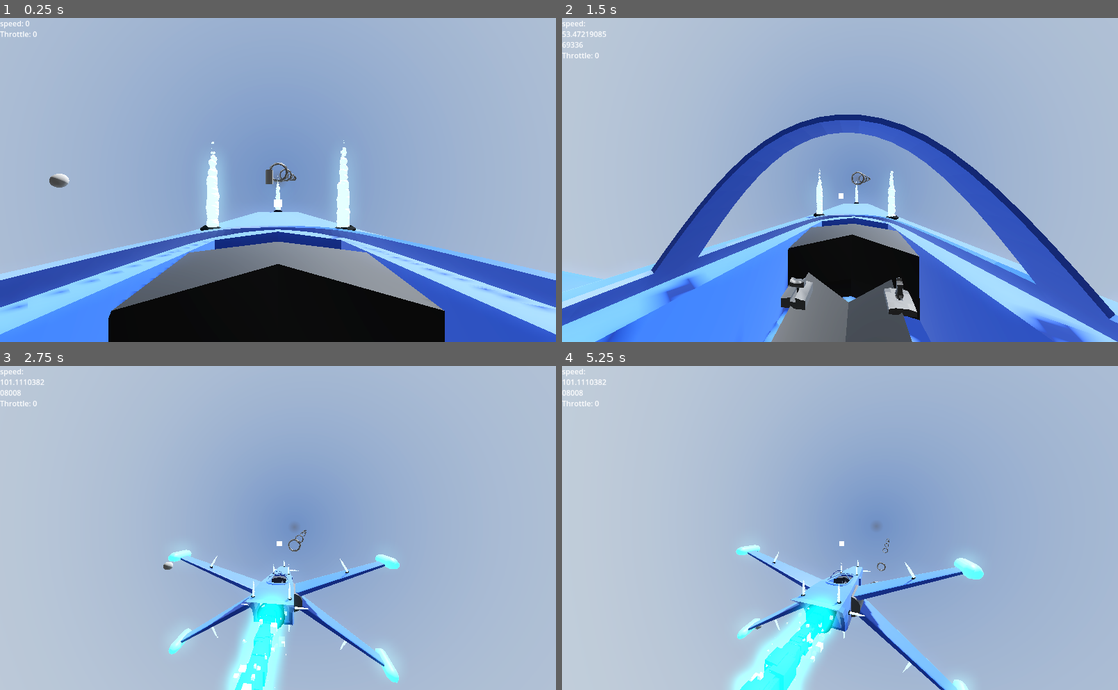
Above: before the commit, frames 1-4 (two rows, left to right).
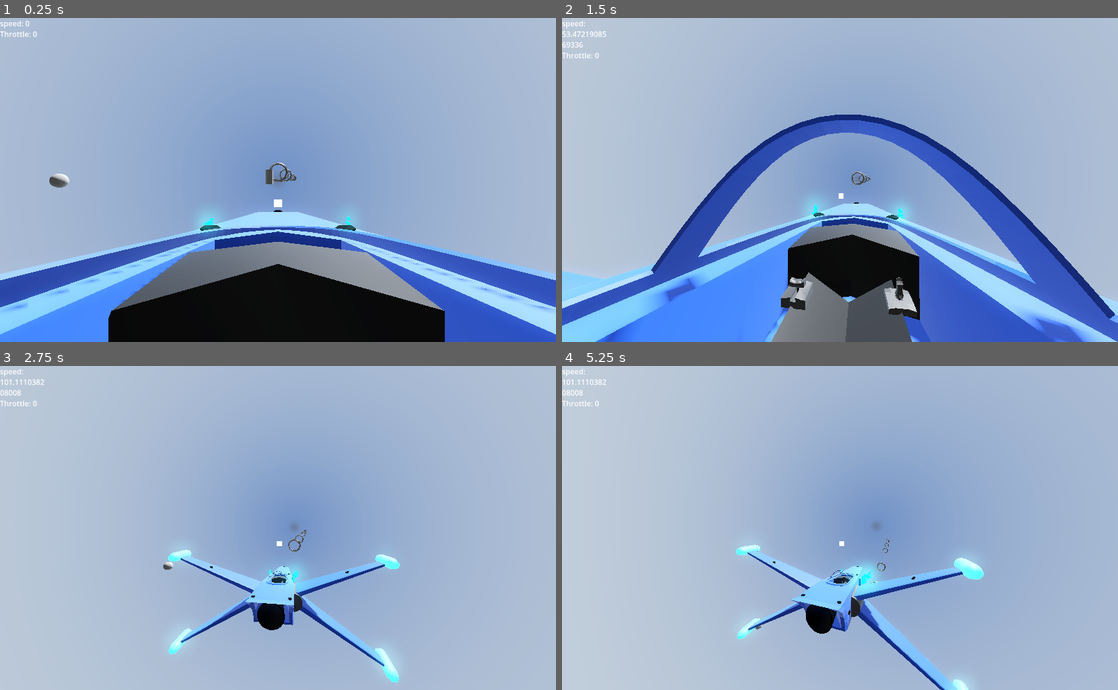
Above: after the commit, the same moments.

Repository: ZoeTheFox/oddity
Game: Godot game, scene res://Scenes/Main Scene/Main.tscn
The game is run twice, just before and just after one commit, with the same random seed, the same clock (stepped at 60 frames per second) and the same inputs. A sky picture missing from this copy of the repository is replaced by a grey-blue gradient.
Inputs (mouse positions are in pixels of both pictures, inside the frame that each line leads up to):
- Up to frame 1 (0.25 s): no input
- Up to frame 2 (1.5 s): move the mouse to (867, 180) at 0.52 s; hold Alt (camera-look-around) 0.53-1.28 s; hold Space (move-up) from 0.53 s (still down); move the mouse to (812, 180) at 1.27 s; tap K (camera-switch-view) at 1.35 s
- Up to frame 3 (2.75 s): keep holding Space (move-up); move the mouse to (289, 521) at 2.02 s; hold Alt (camera-look-around) from 2.03 s (still down)
- Up to frame 4 (5.25 s): keep holding Space (move-up); move the mouse to (834, 534) at 2.77 s; release Alt (camera-look-around) at 2.78 s; tap K (camera-switch-view) at 2.85, 4.35 s; move the mouse to (878, 531) at 3.52 s; hold Alt (camera-look-around) 3.53-4.28 s; move the mouse to (795, 524) at 4.27 s; move the mouse to (845, 528) at 5.02 s; hold Alt (camera-look-around) from 5.03 s (still down)

The runs differ from the first frame. In frame 1, 1.1% of the frame differs, in the area x 32-64%, y 37-69%; in frame 2, 0.5%; in frame 3, 2.7%; in frame 4, 3.7%, in the area x 30-64%, y 57-100%.

Commit message:
Reverse thrusters added

Diff:
--- a/Oddity/Scenes/Spaceship/fighter_gen_7.tscn
+++ b/Oddity/Scenes/Spaceship/fighter_gen_7.tscn
@@ -46,8 +46,8 @@
 size = Vector3(0.1, 0.1, 0.1)
 
 [sub_resource type="Curve" id="Curve_v0d0x"]
-_data = [Vector2(0, 0.515789), 0.0, 0.0, 0, 0, Vector2(0.1, 1), 0.0, 0.0, 0, 0, Vector2(0.504762, 1), 0.0, 0.0, 0, 0, Vector2(0.99999, 0), 0.0, 0.0, 0, 0, Vector2(1, 0), 0.0, 0.0, 0, 0]
-point_count = 5
+_data = [Vector2(0, 0.515789), 0.0, 0.0, 0, 0, Vector2(0.1, 1), 0.0, 0.0, 0, 0, Vector2(0.504762, 1), 0.0, 0.0, 0, 0, Vector2(0.756477, 0.621053), 0.0, 0.0, 0, 0, Vector2(0.99999, 0), 0.0, 0.0, 0, 0, Vector2(1, 0), 0.0, 0.0, 0, 0]
+point_count = 6
 
 [sub_resource type="CurveTexture" id="CurveTexture_rd2vx"]
 curve = SubResource("Curve_v0d0x")
@@ -115,6 +115,22 @@
 height = 0.2
 radial_segments = 8
 rings = 16
+
+[sub_resource type="ParticleProcessMaterial" id="ParticleProcessMaterial_xdhxs"]
+emission_shape = 3
+emission_box_extents = Vector3(0, 0.5, 1)
+particle_flag_align_y = true
+particle_flag_rotate_y = true
+direction = Vector3(0, 0, -1)
+spread = 1.0
+flatness = 1.0
+gravity = Vector3(0, 0, 0)
+initial_velocity_max = 1.5
+angular_velocity_max = 5.0
+scale_min = 0.5
+scale_max = 4.0
+scale_curve = SubResource("CurveTexture_rd2vx")
+color = Color(0, 0.74902, 1, 1)
 
 [sub_resource type="Animation" id="Animation_b1nji"]
 resource_name = "SwitchCameraToThirdPersonView"
@@ -199,6 +215,7 @@
 
 [node name="OuterGlow" type="GPUParticles3D" parent="Thrusters"]
 transform = Transform3D(15.92, 0, 0, 0, 15.92, 0, 0, 0, 15.92, 0, 0, 5.5)
+visible = false
 layers = 2
 amount = 1024
 lifetime = 1.25
@@ -210,6 +227,7 @@
 
 [node name="InnerGlow" type="GPUParticles3D" parent="Thrusters"]
 transform = Transform3D(15.92, 0, 0, 0, 15.92, 0, 0, 0, 15.92, 0, 0, 5.5)
+visible = false
 amount = 512
 lifetime = 2.0
 speed_scale = 24.0
@@ -220,9 +238,11 @@
 
 [node name="GPUParticlesCollisionBox3D" type="GPUParticlesCollisionBox3D" parent="Thrusters"]
 transform = Transform3D(2, 0, 0, 0, 1.53209, -0.642788, 0, 1.28558, 0.766044, 0, 1, 4.5)
+visible = false
 
 [node name="wing_top_right" type="GPUParticles3D" parent="Thrusters"]
 transform = Transform3D(0.866025, -0.5, 0, 0.5, 0.866025, 0, 0, 0, 1, 6.35, 2.9, 3.9)
+visible = false
 amount = 256
 lifetime = 1.25
 speed_scale = 8.0
@@ -233,6 +253,7 @@
 
 [node name="wing_top_left" type="GPUParticles3D" parent="Thrusters"]
 transform = Transform3D(0.866025, 0.5, 0, -0.5, 0.866025, 0, 0, 0, 1, -6.35, 2.9, 3.9)
+visible = false
 amount = 256
 lifetime = 1.25
 speed_scale = 8.0
@@ -243,6 +264,7 @@
 
 [node name="wing_bottom_right" type="GPUParticles3D" parent="Thrusters"]
 transform = Transform3D(-0.866025, -0.5, 0, 0.5, -0.866025, 0, 0, 0, 1, 6.35, -2.9, 3.9)
+visible = false
 amount = 256
 lifetime = 1.25
 speed_scale = 8.0
@@ -253,6 +275,7 @@
 
 [node name="wing_bottom_left" type="GPUParticles3D" parent="Thrusters"]
 transform = Transform3D(-0.866025, 0.5, 0, -0.5, -0.866025, 0, 0, 0, 1, -6.35, -2.9, 3.9)
+visible = false
 amount = 256
 lifetime = 1.25
 speed_scale = 8.0
@@ -263,6 +286,7 @@
 
 [node name="top_middle_right" type="GPUParticles3D" parent="Thrusters"]
 transform = Transform3D(1, 0, 0, 0, 1, 0, 0, 0, 1, 0.975, 0.65, -1.375)
+visible = false
 amount = 256
 lifetime = 1.25
 speed_scale = 8.0
@@ -273,6 +297,7 @@
 
 [node name="top_middle_left" type="GPUParticles3D" parent="Thrusters"]
 transform = Transform3D(1, 0, 0, 0, 1, 0, 0, 0, 1, -0.975, 0.65, -1.375)
+visible = false
 amount = 256
 lifetime = 1.25
 speed_scale = 8.0
@@ -283,6 +308,7 @@
 
 [node name="bottom_middle_left" type="GPUParticles3D" parent="Thrusters"]
 transform = Transform3D(-1, 8.74228e-08, 0, -8.74228e-08, -1, 0, 0, 0, 1, -0.86, -1.175, -0.7)
+visible = false
 amount = 256
 lifetime = 1.25
 speed_scale = 8.0
@@ -293,6 +319,7 @@
 
 [node name="bottom_middle_right" type="GPUParticles3D" parent="Thrusters"]
 transform = Transform3D(-1, 8.74228e-08, 0, -8.74228e-08, -1, 0, 0, 0, 1, 0.86, -1.175, -0.7)
+visible = false
 amount = 256
 lifetime = 1.25
 speed_scale = 8.0
@@ -303,6 +330,7 @@
 
 [node name="front_bottom" type="GPUParticles3D" parent="Thrusters"]
 transform = Transform3D(-1, 8.74228e-08, 0, -8.74228e-08, -1, 0, 0, 0, 1, 0, -0.8, -6)
+visible = false
 amount = 256
 lifetime = 1.25
 speed_scale = 8.0
@@ -313,6 +341,7 @@
 
 [node name="front_top" type="GPUParticles3D" parent="Thrusters"]
 transform = Transform3D(1, 0, 0, 0, 1, 0, 0, 0, 1, 0, 0.175, -6.35)
+visible = false
 amount = 256
 lifetime = 1.25
 speed_scale = 8.0
@@ -323,6 +352,7 @@
 
 [node name="front_right" type="GPUParticles3D" parent="Thrusters"]
 transform = Transform3D(1.19249e-08, 1, 0, -1, 1.19249e-08, 0, 0, 0, 1, 0.875, -0.3, -6.2)
+visible = false
 amount = 256
 lifetime = 1.25
 speed_scale = 8.0
@@ -333,6 +363,7 @@
 
 [node name="front_left" type="GPUParticles3D" parent="Thrusters"]
 transform = Transform3D(-4.37114e-08, -1, 0, 1, -4.37114e-08, 0, 0, 0, 1, -0.875, -0.3, -6.2)
+visible = false
 amount = 256
 lifetime = 1.25
 speed_scale = 8.0
@@ -343,6 +374,7 @@
 
 [node name="back_left" type="GPUParticles3D" parent="Thrusters"]
 transform = Transform3D(-4.37114e-08, -1, 0, 1, -4.37114e-08, 0, 0, 0, 1, -1.775, -0.2, 4.525)
+visible = false
 amount = 256
 lifetime = 1.25
 speed_scale = 8.0
@@ -353,6 +385,7 @@
 
 [node name="back_right" type="GPUParticles3D" parent="Thrusters"]
 transform = Transform3D(1.19249e-08, 1, 0, -1, 1.19249e-08, 0, 0, 0, 1, 1.775, -0.2, 4.525)
+visible = false
 amount = 256
 lifetime = 1.25
 speed_scale = 8.0
@@ -363,6 +396,7 @@
 
 [node name="back_bottom_right" type="GPUParticles3D" parent="Thrusters"]
 transform = Transform3D(-1, 8.74228e-08, 0, -8.74228e-08, -1, 0, 0, 0, 1, 1.32048, -1.25, 4.44)
+visible = false
 amount = 256
 lifetime = 1.25
 speed_scale = 8.0
@@ -373,6 +407,7 @@
 
 [node name="middle_right" type="GPUParticles3D" parent="Thrusters"]
 transform = Transform3D(1.19249e-08, 1, 0, -1, 1.19249e-08, 0, 0, 0, 1, 1.35, -0.2, 0)
+visible = false
 amount = 256
 lifetime = 1.25
 speed_scale = 8.0
@@ -383,6 +418,7 @@
 
 [node name="middle_left" type="GPUParticles3D" parent="Thrusters"]
 transform = Transform3D(-4.37114e-08, -1, 0, 1, -4.37114e-08, 0, 0, 0, 1, -1.35, -0.2, 0)
+visible = false
 amount = 256
 lifetime = 1.25
 speed_scale = 8.0
@@ -393,6 +429,7 @@
 
 [node name="back_bottom_left" type="GPUParticles3D" parent="Thrusters"]
 transform = Transform3D(-1, 8.74228e-08, 0, -8.74228e-08, -1, 0, 0, 0, 1, -1.32, -1.25, 4.44)
+visible = false
 amount = 256
 lifetime = 1.25
 speed_scale = 8.0
@@ -403,6 +440,7 @@
 
 [node name="back_top_left" type="GPUParticles3D" parent="Thrusters"]
 transform = Transform3D(1, 0, 0, 0, 1, 0, 0, 0, 1, -1.425, 1.25, 5.925)
+visible = false
 amount = 256
 lifetime = 1.25
 speed_scale = 8.0
@@ -413,13 +451,34 @@
 
 [node name="back_top_right" type="GPUParticles3D" parent="Thrusters"]
 transform = Transform3D(1, 0, 0, 0, 1, 0, 0, 0, 1, 1.425, 1.25, 5.925)
-amount = 256
-lifetime = 1.25
-speed_scale = 8.0
-fixed_fps = 256
-local_coords = true
-process_material = SubResource("ParticleProcessMaterial_kbmvj")
-draw_pass_1 = SubResource("SphereMesh_dbk38")
+visible = false
+amount = 256
+lifetime = 1.25
+speed_scale = 8.0
+fixed_fps = 256
+local_coords = true
+process_material = SubResource("ParticleProcessMaterial_kbmvj")
+draw_pass_1 = SubResource("SphereMesh_dbk38")
+
+[node name="Reverse_right" type="GPUParticles3D" parent="Thrusters"]
+transform = Transform3D(0.965926, 0, -0.258819, 0, 1, 0, 0.258819, 0, 0.965926, 1.35, -0.25, -1.8)
+amount = 256
+lifetime = 3.0
+speed_scale = 24.0
+fixed_fps = 256
+local_coords = true
+process_material = SubResource("ParticleProcessMaterial_xdhxs")
+draw_pass_1 = SubResource("BoxMesh_iy85d")
+
+[node name="Reverse_left" type="GPUParticles3D" parent="Thrusters"]
+transform = Transform3D(0.965926, 0, 0.258819, 0, 1, 0, -0.258819, 0, 0.965926, -1.35, -0.25, -1.8)
+amount = 256
+lifetime = 3.0
+speed_scale = 24.0
+fixed_fps = 256
+local_coords = true
+process_material = SubResource("ParticleProcessMaterial_xdhxs")
+draw_pass_1 = SubResource("BoxMesh_iy85d")
 
 [node name="UserControl" type="Node3D" parent="."]
 script = ExtResource("2_y8fcc")
Not shown: 1 places in Oddity/Scenes/Spaceship/fighter_gen_7.tscn that only renumber resources
